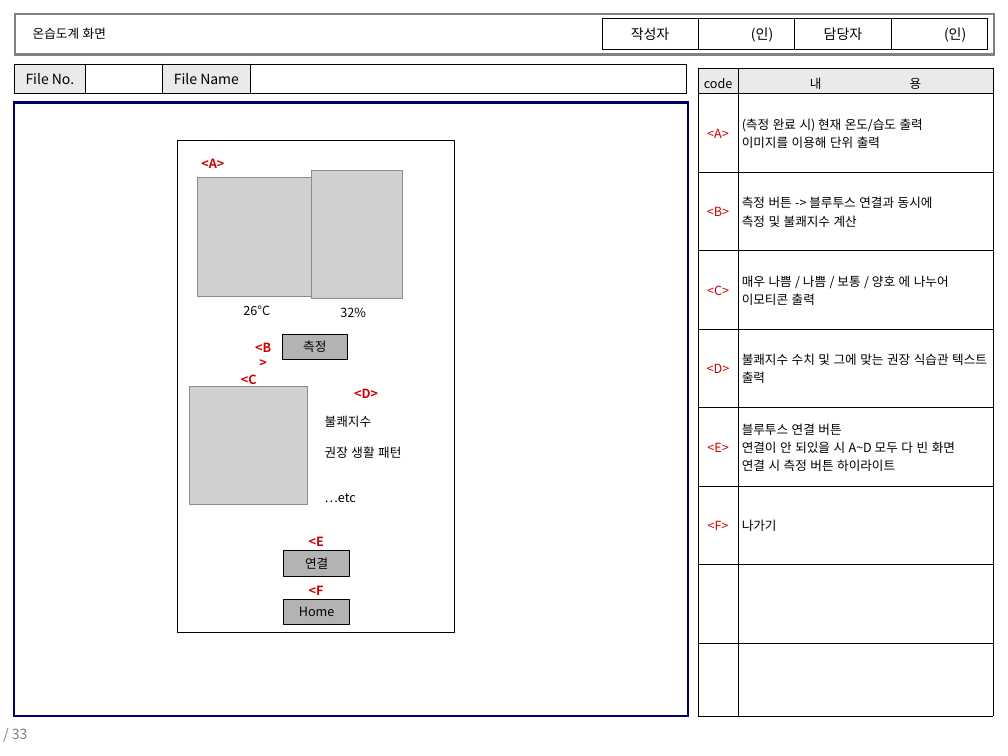
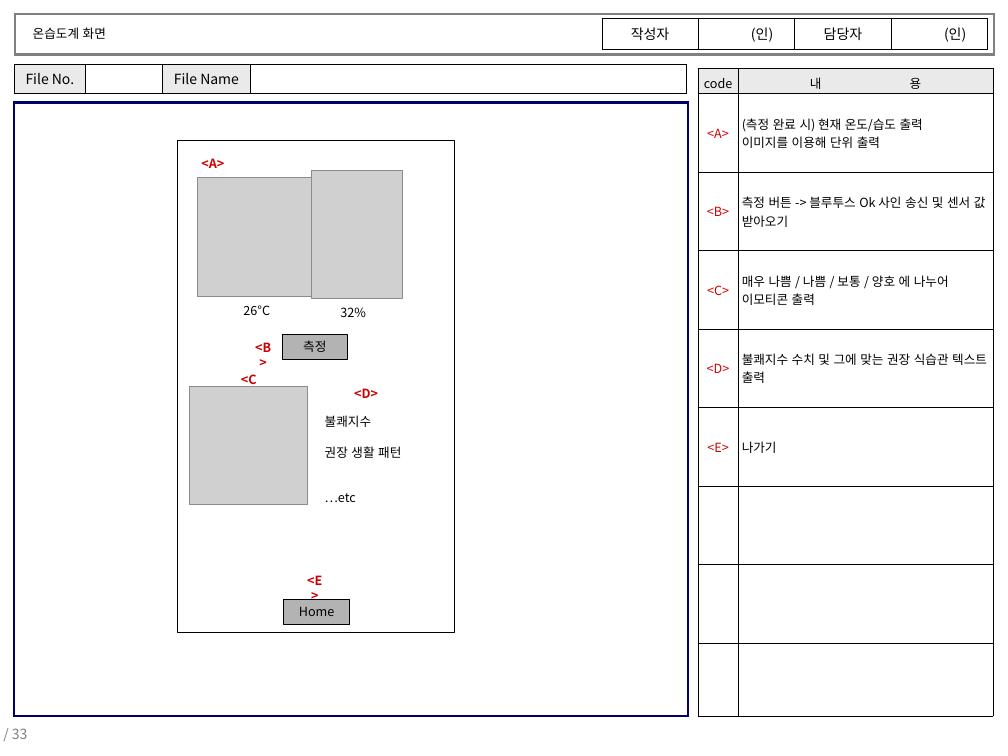
Before and after one commit to hoonkk/AndroidProject, a slide deck: slide 5 of 시스템 흐름도.ppt (slide 4 before the commit). Drawn at 1008x756 pixels with LibreOffice and Linux fonts; fonts in the diff are those of the drawing; grey boxes stand for pictures. Boxes give left, top, right and bottom in pixels: in the first picture for what was removed or moved away, otherwise in the second. Text is boxed around its words. In the diff, an @@ line names an element or a change of style, - is before the commit and + after.

```diff
--- a/시스템 흐름도.ppt
+++ b/시스템 흐름도.ppt
@@ table at box(699, 69, 993, 714) @@
-row 3, column 2: 측정 버튼 -> 블루투스 연결과 동시에 측정 및 불쾌지수 계산
+row 3, column 2: 측정 버튼 -> 블루투스 Ok 사인 송신 및 센서 값 받아오기
-row 6: <E> | 블루투스 연결 버튼 연결이 안 되있을 시 A~D 모두 다 빈 화면 연결 시 측정 버튼 하이라이트
-row 7: <F> | 나가기
+row 6: <E> | 나가기
+row 9:  | 
@@ rectangle removed at box(284, 551, 350, 577) @@
-연결
@@ text "<E>": place and size @@
-text "<E>" at box(309, 536, 324, 546)
+text "<E>" at box(307, 575, 322, 585)
@@ text removed at box(309, 585, 324, 595) @@
-<F>
```
Also in this commit, not shown: 1 slide added.
